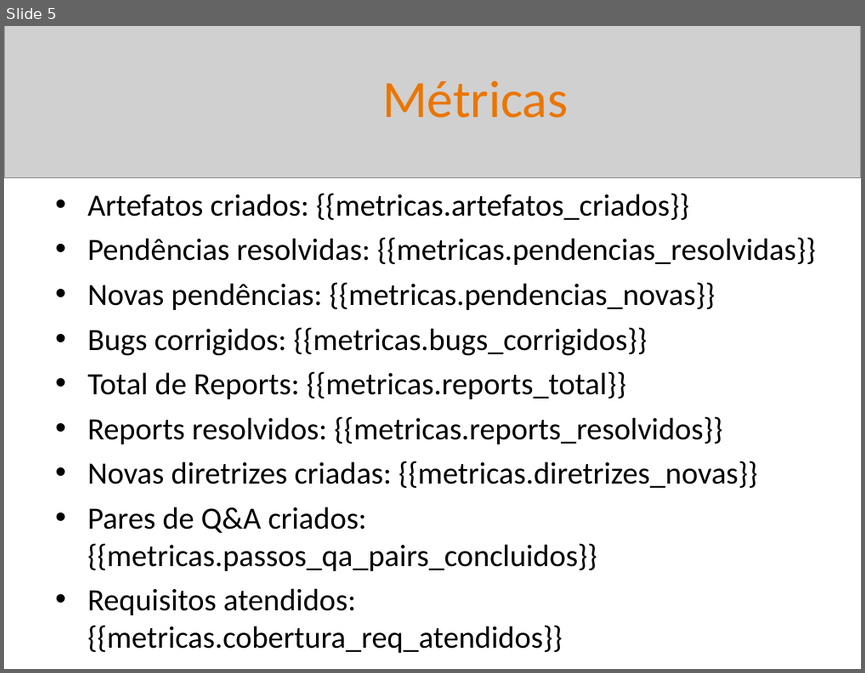
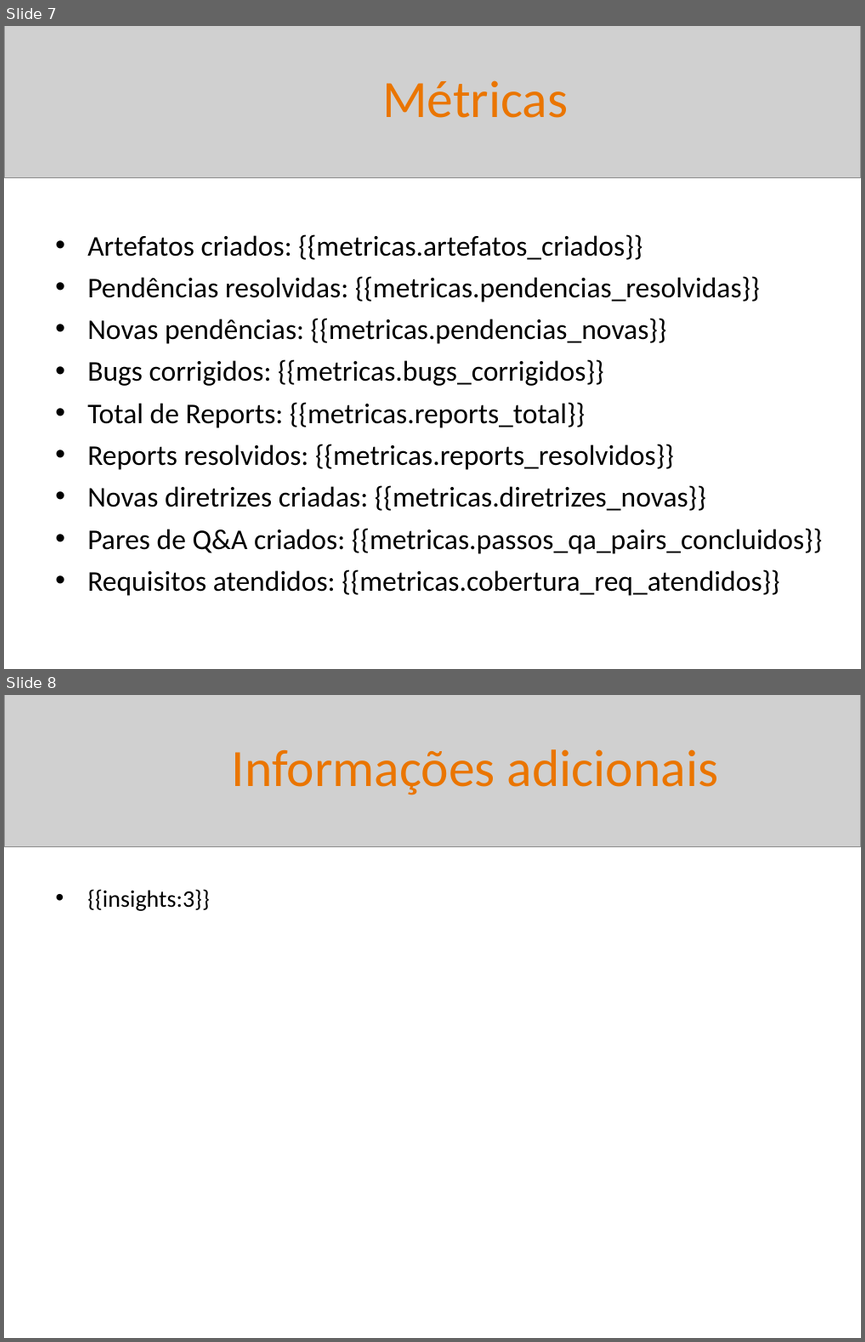
Before and after one commit to BetoFigu66/AgenteAssistenteDeVendas, a slide deck: artefatos/gerente_de_projetos/report_templates/template_sprint_review_interno.pptx. Shown one above the other, each under a label of ours: slide 5 before the commit, slides 7 and 8 after it. The pictures are 865x673 and 865x1342 pixels, drawn with LibreOffice and Linux fonts; fonts in the diff are those of the drawing; grey boxes stand for pictures. Boxes give left, top, right and bottom in pixels: in the first picture for what was removed or moved away, otherwise in the second. Text is boxed around its words. In the diff, an @@ line names an element or a change of style, - is before the commit and + after.

Commit message:
Evolução do gerente de projetos na geração de sprint report.

```diff
--- a/artefatos/gerente_de_projetos/report_templates/template_sprint_review_interno.pptx
+++ b/artefatos/gerente_de_projetos/report_templates/template_sprint_review_interno.pptx
@@ slide 8 added at (4,695,861,1338), background #FFFFFF @@
@@ picture added at (4,695,861,846) @@
@@ text added at (232,749,719,795), 44 pt, text #EA7500 @@
+Informações adicionais
@@ text added at (87,889,209,911), 20 pt, text #000000 @@
+• {{insights:3}}
@@ what was slide 5 is now slide 7 @@
@@ slide 7 changed as well @@
@@ text "Artefatos criados: {{metricas.artefatos_criados}}": place and size @@
-text "Artefatos criados: {{metricas.artefatos_criados}}" at (87,193,816,615)
+text "Artefatos criados: {{metricas.artefatos_criados}}" at (87,234,822,596)
@@ text "Artefatos criados: {{metricas.artefatos_criados}}" at (87,234,822,596): size 26 to 24 pt @@
```
Also in this commit, not shown: 6 other slides changed, 3 other slides added, 2 slides removed, 12 other files.
